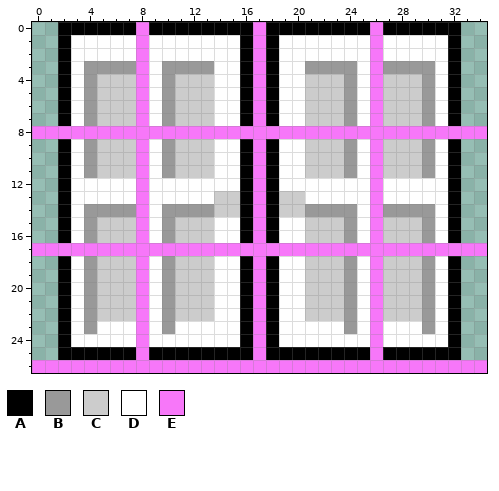
Pixel-art sprite -- Tiles/RefinedMeteoriteSet/RefinedMeteoriteDoorOpen.png. Above, as it was before the edit.
The file is 70x54 pixels, drawn in blocks of 2x2; one block is one cell here.
Palette (. is transparent): A #000000  B #999999  C #cccccc  D #ffffff  E #f777f9
Pixels before, first column x 0:
 0 ..AAAAAAEAAAAAAAAEAAAAAAAAEAAAAAA..
 1 ..ADDDDDEDDDDDDDAEADDDDDDDEDDDDDA..
 2 ..ADDDDDEDDDDDDDAEADDDDDDDEDDDDDA..
 3 ..ADBBBBEDBBBBDDAEADDBBBBDEBBBBDA..
 4 ..ADBCCCEDBCCCDDAEADDCCCBDECCCBDA..
 5 ..ADBCCCEDBCCCDDAEADDCCCBDECCCBDA..
 6 ..ADBCCCEDBCCCDDAEADDCCCBDECCCBDA..
 7 ..ADBCCCEDBCCCDDAEADDCCCBDECCCBDA..
 8 EEEEEEEEEEEEEEEEEEEEEEEEEEEEEEEEEEE
 9 ..ADBCCCEDBCCCDDAEADDCCCBDECCCBDA..
10 ..ADBCCCEDBCCCDDAEADDCCCBDECCCBDA..
11 ..ADBCCCEDBCCCDDAEADDCCCBDECCCBDA..
12 ..ADDDDDEDDDDDDDAEADDDDDDDEDDDDDA..
13 ..ADDDDDEDDDDDCCAEACCDDDDDEDDDDDA..
14 ..ADBBBBEDBBBBCCAEACCBBBBDEBBBBDA..
15 ..ADBCCCEDBCCCDDAEADDCCCBDECCCBDA..
16 ..ADBCCCEDBCCCDDAEADDCCCBDECCCBDA..
17 EEEEEEEEEEEEEEEEEEEEEEEEEEEEEEEEEEE
18 ..ADBCCCEDBCCCDDAEADDCCCBDECCCBDA..
19 ..ADBCCCEDBCCCDDAEADDCCCBDECCCBDA..
20 ..ADBCCCEDBCCCDDAEADDCCCBDECCCBDA..
21 ..ADBCCCEDBCCCDDAEADDCCCBDECCCBDA..
22 ..ADBCCCEDBCCCDDAEADDCCCBDECCCBDA..
23 ..ADBDDDEDBDDDDDAEADDDDDBDEDDDBDA..
24 ..ADDDDDEDDDDDDDAEADDDDDDDEDDDDDA..
25 ..AAAAAAEAAAAAAAAEAAAAAAAAEAAAAAA..
26 EEEEEEEEEEEEEEEEEEEEEEEEEEEEEEEEEEE
After the commit:
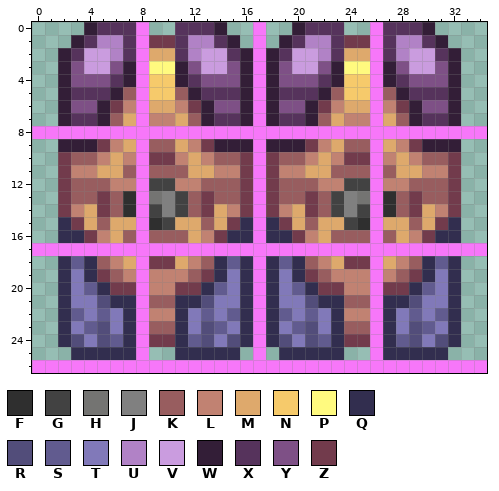
Colours new in this view: F #2f2f2f  G #424242  H #747472  J #808080  K #985d5f  L #c18272  M #dea96c  N #f6ca6b  P #fffa7f  Q #322e4f  R #524d7a  S #615b8f  T #8179b9  U #b182c6  V #ca9cdf  W #331e37  X #56335c  Y #7e5086  Z #723b4c
The edit:
Changed rows in their new state; - is an unchanged pixel.
first column x 2:
 0 ..WXXX-..XXXW..-..WXXX..-XXXW..
 1 .WXUUX-ZZXUUXW.-.WXUUXZZ-XUUXW.
 2 WXVVUX-MMXUVVXW-WXVVUXMM-XUVVXW
 3 WYVVYW-PPWYVVYW-WYVVYWPP-WYVVYW
 4 WYYYXW-NNWXYYYW-WYYYXWNN-WXYYYW
 5 WXXXWK-NNKWXXXW-WXXXWKNN-KWXXXW
 6 WYYWZL-MMLZWYYW-WYYWZLMM-LZWYYW
 7 WXXWKM-LLMKWXXW-WXXWKMLL-MKWXXW
 9 WWWZLM-KKMLZWWW-WWWZLMKK-MLZWWW
10 ZKKLML-ZZLMLKKZ-ZKKLMLZZ-LMLKKZ
11 ZLLMMK-KKKMMLLZ-ZLLMMKKK-KMMLLZ
12 ZKKKLL-GGLLKKKZ-ZKKKLLGG-LLKKKZ
13 ZKKZKF-HJGKZKKZ-ZKKZKGJH-FKZKKZ
14 ZLMZKF-GJGKZMLZ-ZLMZKGJG-FKZMLZ
15 QZMKMM-FGMMKMZQ-QZMKMMGF-MMKMZQ
16 QQZLMK-KKKMLZQQ-QQZLMKKK-KMLZQQ
18 QSQKLM-ZZMLKQSQ-QSQKLMZZ-MLKQSQ
19 QTQZKL-LLLKZQTQ-QTQZKLLL-LKZQTQ
20 QTSQZZ-LLZZQSTQ-QTSQZZLL-ZZQSTQ
21 QTTRQQ-KKQQRTTQ-QTTRQQKK-QQRTTQ
22 QSTSTQ-LLQTSTSQ-QSTSTQLL-QTSTSQ
23 QTSRTQ-KKQTRSTQ-QTSRTQKK-QTRSTQ
24 QRTRSQ-ZZQSRTRQ-QRTRSQZZ-QSRTRQ
25 .QQQQQ-..QQQQQ.-.QQQQQ..-QQQQQ.
Where, in picture pixels (left, top, right, bottom), the same in both pictures:
changed: (58, 22, 461, 360)
